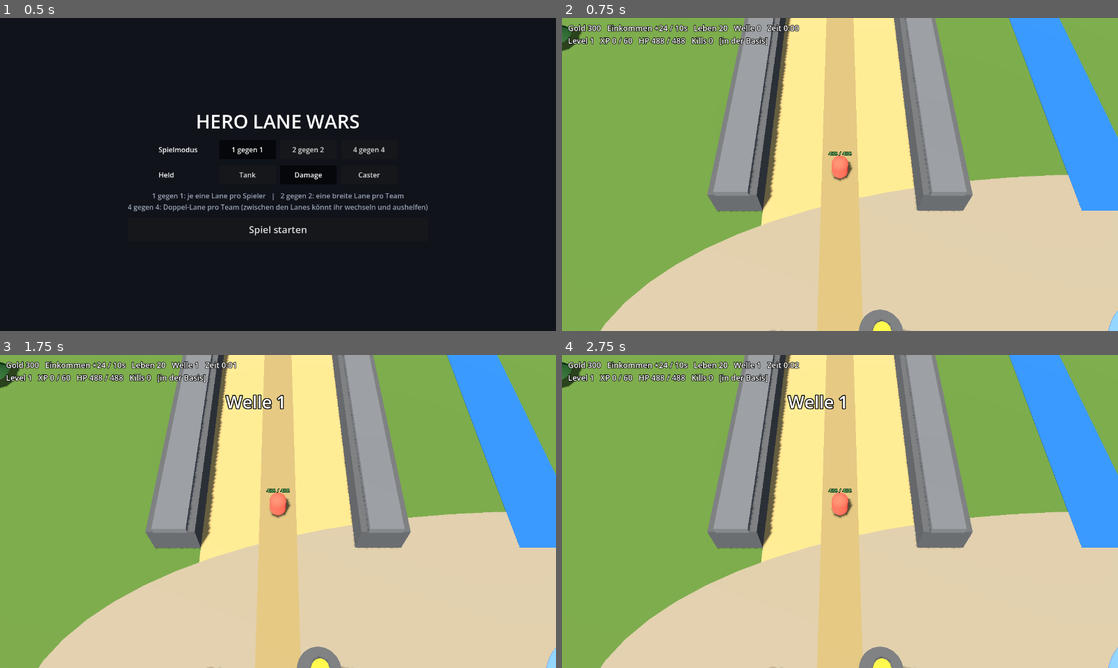
Above: before the commit, frames 1-4 (two rows, left to right).
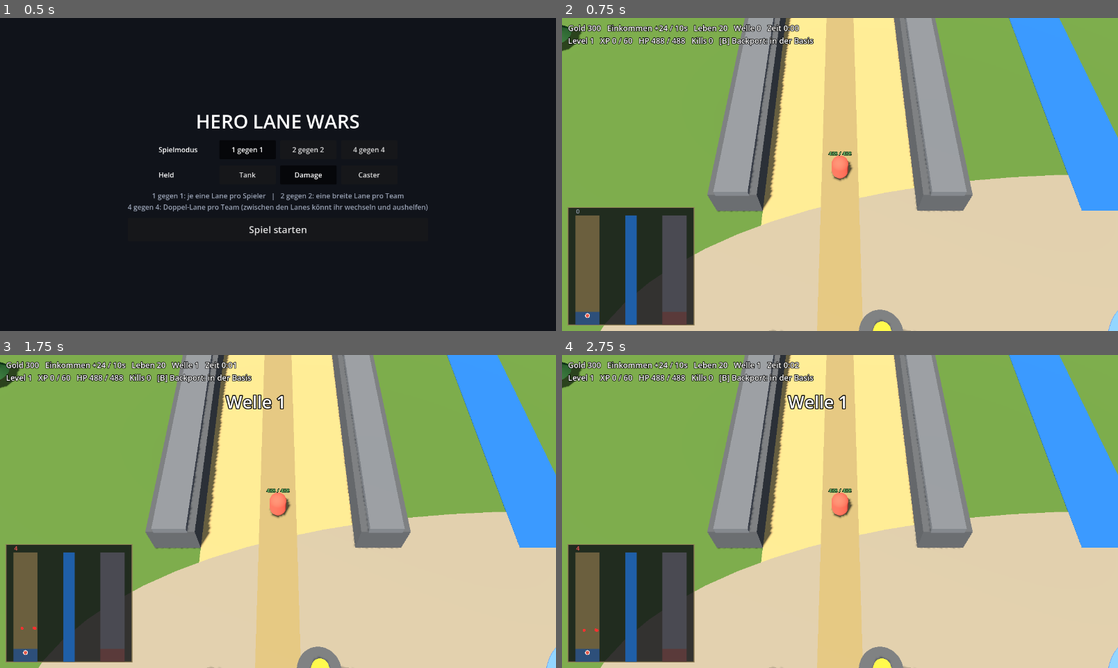
Above: after the commit, the same moments.

Repository: Tarux21/hero-lane-wars
Game: Godot game, scene res://scenes/main.tscn
The game is run twice, just before and just after one commit, with the same random seed, the same clock (stepped at 60 frames per second) and the same inputs.
Inputs (mouse positions are in pixels of both pictures, inside the frame that each line leads up to):
- Up to frame 1 (0.5 s): no input
- Up to frame 2 (0.75 s): click "Spiel starten" at 0.5 s
- Up to frame 3 (1.75 s): tap Enter at 1.25 s; move the mouse to (400, 495) at 1.27 s; tap B at 1.35 s; click (400, 495) at 1.42 s
- Up to frame 4 (2.75 s): tap Space at 2 s; move the mouse to (728, 527) at 2.02 s; hold S from 2.03 s (still down); tap B at 2.1 s; click (728, 527) at 2.17 s

Frame 1 is identical in both runs. In frame 2, 8.9% of the frame differs, in the area x 1-46%, y 6-99%; in frame 3, 8.9%; in frame 4, 8.9%.

Commit message:
Godot: 4v4 ohne Durchgaenge (Wechsel nur ueber Basis), Backport, Minimap, Selbsttest
Co-Authored-By: Claude Sonnet 5.5 <noreply@anthropic.com>

Diff:
--- a/godot/scripts/game.gd
+++ b/godot/scripts/game.gd
@@ -7,10 +7,10 @@
 const S := 0.05                      # Spielwert -> Meter (Lane 3000 -> 150 m)
 const WALL := 3.2                    # Breite der Felswand zwischen/neben Lanes (Meter)
 const TEAM_SPACE := 28.0             # Abstand zwischen den Lane-Rändern der beiden Teams (Felswand, Gras, Fluss, Felswand)
-# Durchgänge in der Wand zwischen den beiden Lanes eines Teams (4v4): Weg-Bereiche [von, bis] in Spielwerten. Die Basis (x < 300) ist offen.
-const WALL_GAPS := [[800.0, 960.0], [1500.0, 1660.0], [2200.0, 2360.0], [2800.0, 2960.0]]
-const WALL_OPEN_BASE := 300.0
-const CAM_PITCH := 58.0              # Kamerawinkel in Grad (wie Warcraft 3: schräg von oben)
+const WALL_OPEN_BASE := 300.0        # bis hierhin (Spielwerte) ist die Basis offen: nur dort kommt man zur anderen Lane des Teams
+const MINI_W := 290.0                # Größe der Minimap (Pixel)
+const MINI_H := 270.0
+const CAM_PITCH := 58.0             # Kamerawinkel in Grad (wie Warcraft 3: schräg von oben)
 var cam_dist := 28.0                 # Kamera-Abstand zum Helden (Mausrad)
 
 var cfg: Dictionary
@@ -43,7 +43,9 @@
 var msg: Label
 var started := false
 var trace := false
+var selftest := false
 var menu_shot := ""
+var mini: Control                    # Minimap
 var menu_layer: CanvasLayer
 
 
@@ -69,10 +71,17 @@
 			autoplay = true
 		elif a == "--trace":
 			trace = true
+		elif a == "--selftest":
+			selftest = true
+			direct = true
 		elif a.begins_with("--menushot="):
 			menu_shot = a.substr(11)
 	if direct:
 		_start_game()
+		if selftest:
+			set_process(false)
+			_selftest()
+			return
 		if sim_secs > 0.0:
 			set_process(false)   # Testmodus: nur der Simulationslauf rechnet
 			_run_simulation(sim_secs, shot_path)
@@ -285,19 +294,11 @@
 		zz -= 7.0
 
 
-## Wand zwischen den beiden Lanes eines Teams: Stücke zwischen den Durchgängen (WALL_GAPS), an den Durchgängen Torpfosten.
-## Die Basis (x < WALL_OPEN_BASE) ist offen.
+## Wand zwischen den beiden Lanes eines Teams (4v4): durchgehend, nur die Basis (x < WALL_OPEN_BASE) ist offen.
+## Zur anderen Lane kommt man also nur über die Basis (Backport nutzen oder zurücklaufen), man muss sich im Team absprechen.
 func _gapped_wall(wall_x: float) -> void:
-	var cursor := WALL_OPEN_BASE
-	var end_x := float(cfg["laneLen"]) + 50.0
 	_sand_piece(wall_x, -200.0, WALL_OPEN_BASE)                      # offene Basis: Sandweg statt Wand
-	for g in WALL_GAPS:
-		_sand_piece(wall_x, g[0], g[1])
-		_wall_piece(wall_x, cursor, g[0])
-		_box(Vector3(wall_x, 1.6, -g[0] * S), Vector3(WALL + 0.6, 3.2, 0.9), Color("#6a6e76"))       # Torpfosten
-		_box(Vector3(wall_x, 1.6, -g[1] * S), Vector3(WALL + 0.6, 3.2, 0.9), Color("#6a6e76"))
-		cursor = g[1]
-	_wall_piece(wall_x, cursor, end_x)
+	_wall_piece(wall_x, WALL_OPEN_BASE, float(cfg["laneLen"]) + 50.0)
 
 
 func _sand_piece(wall_x: float, x0: float, x1: float) -> void:
@@ -390,6 +391,66 @@
 	msg.add_theme_color_override("font_outline_color", Color.BLACK)
 	msg.add_theme_constant_override("outline_size", 8)
 	layer.add_child(msg)
+	mini = Control.new()                 # Minimap unten links
+	mini.set_anchors_preset(Control.PRESET_BOTTOM_LEFT)
+	mini.offset_left = 14.0
+	mini.offset_right = 14.0 + MINI_W
+	mini.offset_bottom = -14.0
+	mini.offset_top = -14.0 - MINI_H
+	mini.mouse_filter = Control.MOUSE_FILTER_IGNORE
+	mini.draw.connect(_draw_minimap)
+	layer.add_child(mini)
+
+
+## Minimap: alle Lanes von oben. Monster sind rot (Elite größer, Boss am größten), dein Held ist in Heldenfarbe.
+## Über jeder Lane deines Teams steht, wie viele Monster dort laufen, damit man sieht, wo mehr los ist.
+func _draw_minimap() -> void:
+	var n := lane_xs.size()
+	var half := lane_half_g * S
+	var x_min: float = lane_xs[0] - half - WALL
+	var x_max: float = lane_xs[n - 1] + half + WALL
+	var lane_len: float = cfg["laneLen"] * S
+	var z_top := -(lane_len + 8.0)
+	var z_bot := 8.0
+	var sx := MINI_W / (x_max - x_min)
+	var sy := (MINI_H - 18.0) / (z_bot - z_top)
+	var top := 18.0                       # oben Platz für die Monster-Zahlen
+	var pt := func(wx: float, wz: float) -> Vector2: return Vector2((wx - x_min) * sx, top + (wz - z_top) * sy)
+	mini.draw_rect(Rect2(0, 0, MINI_W, MINI_H), Color(0.05, 0.06, 0.08, 0.82))
+	mini.draw_rect(Rect2(0, 0, MINI_W, MINI_H), Color("#8d7d55"), false, 2.0)
+	var river_x: float = (lane_xs[lanes_per_team - 1] + lane_xs[lanes_per_team]) / 2.0
+	var rp: Vector2 = pt.call(river_x - 2.5, z_top)
+	mini.draw_rect(Rect2(rp.x, rp.y, 5.0 * sx, (z_bot - z_top) * sy), Color("#1f5fa8"))
+	var base_z := -float(cfg["baseX"]) * S
+	var counts: Array[int] = []
+	counts.resize(lanes_per_team)
+	counts.fill(0)
+	for u in units:
+		counts[u["lane"]] += 1
+	for i in n:
+		var mine := i < lanes_per_team
+		var a: Vector2 = pt.call(lane_xs[i] - half, z_top)
+		var b: Vector2 = pt.call(lane_xs[i] + half, z_bot)
+		mini.draw_rect(Rect2(a, b - a), Color("#6b5f3e") if mine else Color("#4a4a52"))
+		var ba: Vector2 = pt.call(lane_xs[i] - half, base_z)
+		mini.draw_rect(Rect2(ba, b - ba), Color("#2d4f7a") if mine else Color("#5a3a3a"))           # Basis
+		if mine:
+			var c: int = counts[i]
+			var col := Color("#ff5a5a") if c > 0 else Color("#9aa3b5")
+			mini.draw_string(ThemeDB.fallback_font, Vector2(a.x + 2.0, 14.0), str(c), HORIZONTAL_ALIGNMENT_LEFT, b.x - a.x, 14, col)
+	if lanes_per_team == 2:               # gemeinsame Wand
+		var wa: Vector2 = pt.call((lane_xs[0] + lane_xs[1]) / 2.0, z_top)
+		var wb: Vector2 = pt.call((lane_xs[0] + lane_xs[1]) / 2.0, -float(WALL_OPEN_BASE) * S)
+		mini.draw_line(wa, wb, Color("#9aa3b5"), 2.0)
+	for u in units:
+		var d: Dictionary = u["def"]
+		var r := 2.5 + clampf(float(d["r"]) / 9.0, 0.0, 4.0) * 0.8
+		var p: Vector2 = pt.call(_wp(u["x"], u["y"]).x, _wp(u["x"], u["y"]).z)
+		mini.draw_circle(p, r, Color("#ff3030"))
+	if hero["dead"] <= 0.0:
+		var hp: Vector2 = pt.call(_wp(hero["x"], hero["y"]).x, _wp(hero["x"], hero["y"]).z)
+		mini.draw_circle(hp, 5.5, Color.WHITE)
+		mini.draw_circle(hp, 4.0, Color.html(hero["d"]["col"]))
 
 
 func _label3d(text: String, size: int, col: Color) -> Label3D:
@@ -419,8 +480,13 @@
 	lab.position.y = 2.7
 	node.add_child(lab)
 	add_child(node)
+	var ring := _cyl(Vector3(0, 0.08, 0), 1.6, 0.04, Color("#7fd6ff"), Color("#7fd6ff"))   # Backport-Anzeige am Boden
+	ring.visible = false
+	remove_child(ring)                   # _cyl hängt es an die Szene, hier gehört es an den Helden
+	node.add_child(ring)
 	hero = {"d": d, "x": 120.0, "y": slot_ys[0], "lvl": 1, "xp": 0.0, "hp": float(d["hp"]), "dead": 0.0,
-		"atk_t": 0.0, "target": null, "move_to": null, "deaths": 0, "node": node, "label": lab}
+		"atk_t": 0.0, "target": null, "move_to": null, "deaths": 0, "node": node, "label": lab,
+		"bp": 0.0, "bp_cd": 0.0, "ring": ring}
 
 
 # ---------------------------------------------------------------- Formeln (wie im Browser-Prototyp)
@@ -533,6 +599,7 @@
 	if hero["dead"] > 0.0:
 		return
 	var eff := _reduce(dmg, _hero_armor())
+	hero["bp"] = 0.0                     # Schaden unterbricht den Backport
 	hero["hp"] -= eff
 	_float_text("-" + str(int(round(eff))), _wp(hero["x"], hero["y"]) + Vector3(0, 3.0, 0), Color("#ff6b6b"), 30, 0.6)
 	if hero["hp"] <= 0.0:
@@ -576,6 +643,18 @@
 	var mx := _hero_max_hp()
 	var regen: float = mx * 0.12 if _in_base() else 1.5 + hero["lvl"] * 0.3
 	hero["hp"] = minf(mx, hero["hp"] + regen * dt)
+	hero["bp_cd"] = maxf(0.0, hero["bp_cd"] - dt)
+	if hero["bp"] > 0.0:                 # Backport wird gewirkt: der Held steht still und greift nicht an
+		hero["bp"] -= dt
+		if hero["bp"] <= 0.0:
+			hero["bp"] = 0.0
+			hero["bp_cd"] = float(cfg["backportCd"])
+			hero["x"] = 120.0
+			hero["y"] = slot_ys[0]
+			hero["move_to"] = null
+			hero["target"] = null
+			_float_text("Zurück in der Basis", _wp(hero["x"], hero["y"]) + Vector3(0, 3.2, 0), Color("#7fd6ff"), 36, 1.0)
+		return
 	if autoplay:
 		_autoplay_choose()
 	# Ziel gültig? Bewegungsziel bestimmen
@@ -618,20 +697,20 @@
 		_hit_unit(tgt, _hero_dmg())
 
 
-## Doppel-Lane (4v4): Quer-Bereich, den der Held betreten darf. Die Wand zwischen den Lanes ist nur an den Durchgängen und in der Basis offen.
-func _in_gap(x: float) -> bool:
-	if x < WALL_OPEN_BASE:
-		return true
-	for g in WALL_GAPS:
-		if x >= g[0] and x <= g[1]:
-			return true
-	return false
-
-
+## Backport (Taste B): Zauberzeit, danach zurück in die Basis; nicht in der Basis, nicht während der Abklingzeit.
+func _start_backport() -> void:
+	if hero["dead"] > 0.0 or hero["bp"] > 0.0 or hero["bp_cd"] > 0.0 or _in_base():
+		return
+	hero["bp"] = float(cfg["backportCast"])
+	hero["move_to"] = null
+	hero["target"] = null
+
+
+## Doppel-Lane (4v4): Die Wand zwischen den Lanes ist nur in der Basis offen.
 func _clamp_y(x: float, y: float, old_y: float) -> float:
 	var ly := lane_half_g - 10.0
 	y = clampf(y, -ly, lane_off_g[lanes_per_team - 1] + ly)
-	if lanes_per_team == 2 and not _in_gap(x):
+	if lanes_per_team == 2 and x >= WALL_OPEN_BASE:
 		var lo := lane_half_g - 10.0
 		var hi: float = lane_off_g[1] - lane_half_g + 10.0
 		if y > lo and y < hi:
@@ -639,26 +718,19 @@
 	return y
 
 
-## Liegt das Ziel auf der anderen Lane, läuft der Held zuerst zum nächsten Durchgang (oder durch die offene Basis).
+## Liegt das Ziel auf der anderen Lane: In der Basis läuft der Held quer hinüber. In der Lane ist die Wand zu,
+## er läuft nur bis an die Wand (zur anderen Lane kommt man über die Basis, z. B. mit dem Backport).
 func _route(goal: Vector2) -> Vector2:
 	if lanes_per_team < 2:
 		return goal
 	var mid: float = (lane_off_g[0] + lane_off_g[1]) / 2.0
 	if (hero["y"] < mid) == (goal.y < mid):
 		return goal
-	var best_x := 150.0
-	var best_c: float = absf(hero["x"] - 150.0) + absf(goal.x - 150.0)
-	for g in WALL_GAPS:
-		var cx: float = (g[0] + g[1]) / 2.0
-		var c: float = absf(hero["x"] - cx) + absf(goal.x - cx)
-		if c < best_c:
-			best_c = c
-			best_x = cx
-	if best_x > WALL_OPEN_BASE and absf(hero["x"] - best_x) > 40.0:
-		return Vector2(best_x, hero["y"])      # erst in der eigenen Lane bis auf Höhe des Durchgangs laufen
+	if hero["x"] < WALL_OPEN_BASE:
+		return Vector2(minf(hero["x"], WALL_OPEN_BASE - 50.0), goal.y)   # quer durch die Basis
 	var lo := lane_half_g - 10.0               # Wandbereich quer
 	var hi: float = lane_off_g[1] - lane_half_g + 10.0
-	return Vector2(best_x, hi + 10.0 if goal.y >= mid else lo - 10.0)   # quer durch den Durchgang bis auf die andere Seite
+	return Vector2(goal.x, lo if hero["y"] < mid else hi)
 
 
 func _autoplay_choose() -> void:
@@ -733,11 +805,23 @@
 	cam.position = want if not cam_init else cam.position.lerp(want, minf(1.0, delta * 6.0))
 	cam_init = true
 	cam.look_at(cam.position - off)
+	var ring: MeshInstance3D = hero["ring"]
+	ring.visible = hero["bp"] > 0.0
+	var prog: float = hero["bp"] / float(cfg["backportCast"])
+	ring.scale = Vector3(0.4 + 0.6 * prog, 1.0, 0.4 + 0.6 * prog)
+	var bp_txt := "in der Basis"
+	if hero["dead"] > 0.0:
+		bp_txt = "Held tot: %ds" % int(ceil(hero["dead"]))
+	elif hero["bp"] > 0.0:
+		bp_txt = "Cast %.1fs (Schaden unterbricht)" % hero["bp"]
+	elif not _in_base():
+		bp_txt = "CD %ds" % int(ceil(hero["bp_cd"])) if hero["bp_cd"] > 0.0 else "bereit"
 	var min_t := int(t) / 60
-	hud.text = "Gold %d   Einkommen +%.0f / %ds   Leben %d   Welle %d   Zeit %d:%02d\nLevel %d   XP %d / %d   HP %d / %d   Kills %d   %s" % [
+	hud.text = "Gold %d   Einkommen +%.0f / %ds   Leben %d   Welle %d   Zeit %d:%02d\nLevel %d   XP %d / %d   HP %d / %d   Kills %d   [B] Backport: %s" % [
 		int(gold), income, int(cfg["incomeTick"]), lives, wave, min_t, int(t) % 60,
-		hero["lvl"], int(hero["xp"]), int(_xp_need(hero["lvl"])), int(hero["hp"]), int(_hero_max_hp()), kills,
-		"[Held tot: %ds]" % int(ceil(hero["dead"])) if hero["dead"] > 0.0 else ("[in der Basis]" if _in_base() else "")]
+		hero["lvl"], int(hero["xp"]), int(_xp_need(hero["lvl"])), int(hero["hp"]), int(_hero_max_hp()), kills, bp_txt]
+	if mini != null:
+		mini.queue_redraw()
 
 
 func _ground_point(screen_pos: Vector2) -> Vector3:
@@ -756,6 +840,12 @@
 			cam_dist = clampf(cam_dist + 2.0, 14.0, 50.0)
 	if not started or over or hero["dead"] > 0.0:
 		return
+	if event is InputEventKey and event.pressed and not event.echo:
+		if event.keycode == KEY_B:
+			_start_backport()
+		elif event.keycode == KEY_S:      # Stopp
+			hero["move_to"] = null
+			hero["target"] = null
 	if event is InputEventMouseButton and event.pressed and event.button_index == MOUSE_BUTTON_RIGHT:
 		var p := _ground_point(event.position)
 		var gx := -p.z / S
@@ -774,6 +864,52 @@
 			hero["target"] = null
 			var ly: float = lane_half_g - 10.0
 			hero["move_to"] = Vector2(maxf(20.0, gx), clampf(gy, -ly, lane_off_g[lanes_per_team - 1] + ly))
+
+
+# ---------------------------------------------------------------- Selbsttest (--selftest, nur 4v4)
+func _selftest() -> void:
+	var ok := true
+	var check := func(name: String, cond: bool) -> void:
+		print(("PASS  " if cond else "FAIL  ") + name)
+		if not cond:
+			ok = false
+	var run := func(secs: float) -> void:
+		for i in int(secs / 0.05):
+			wave_t = 1e9
+			units.clear()
+			hero["hp"] = _hero_max_hp()
+			step(0.05)
+	var mid: float = (lane_off_g[0] + lane_off_g[1]) / 2.0
+	# 1. Aus der Basis quer in die andere Lane laufen ist erlaubt
+	hero["move_to"] = Vector2(1000.0, lane_off_g[1])
+	run.call(40.0)
+	check.call("Aus der Basis in Lane 2 gelaufen (x=%.0f, y=%.0f)" % [hero["x"], hero["y"]], hero["x"] > 900.0 and hero["y"] > mid)
+	# 2. In der Lane ist die Wand zu: Ziel in Lane 1 -> Held bleibt auf seiner Seite
+	hero["move_to"] = Vector2(1500.0, lane_off_g[0])
+	run.call(30.0)
+	check.call("Wand blockiert den Wechsel (y=%.0f bleibt über %.0f)" % [hero["y"], mid], hero["y"] > mid)
+	# 3. Backport: zurück in die Basis, Abklingzeit läuft
+	hero["move_to"] = null
+	_start_backport()
+	check.call("Backport startet in der Lane", hero["bp"] > 0.0)
+	run.call(2.0)
+	check.call("Backport noch nicht fertig nach 2 s", hero["x"] > 900.0)
+	run.call(3.0)
+	check.call("Backport fertig nach 5 s (x=%.0f)" % hero["x"], absf(hero["x"] - 120.0) < 1.0 and hero["bp_cd"] > 60.0)
+	_start_backport()
+	check.call("Kein Backport in der Basis", hero["bp"] == 0.0)
+	# 4. Aus der Basis in Lane 1 laufen
+	hero["move_to"] = Vector2(1000.0, lane_off_g[0])
+	run.call(40.0)
+	check.call("Aus der Basis in Lane 1 gelaufen (x=%.0f, y=%.0f)" % [hero["x"], hero["y"]], hero["x"] > 900.0 and hero["y"] < mid)
+	# 5. Schaden unterbricht den Backport
+	hero["bp_cd"] = 0.0
+	hero["move_to"] = null
+	_start_backport()
+	_damage_hero(10.0)
+	check.call("Schaden unterbricht den Backport", hero["bp"] == 0.0)
+	print("SELFTEST " + ("OK" if ok else "FEHLER"))
+	get_tree().quit()
 
 
 # ---------------------------------------------------------------- Test-Simulation (Kommandozeile)
Not shown, changed: ROADMAP.md
Not shown, changed: godot/README.md
